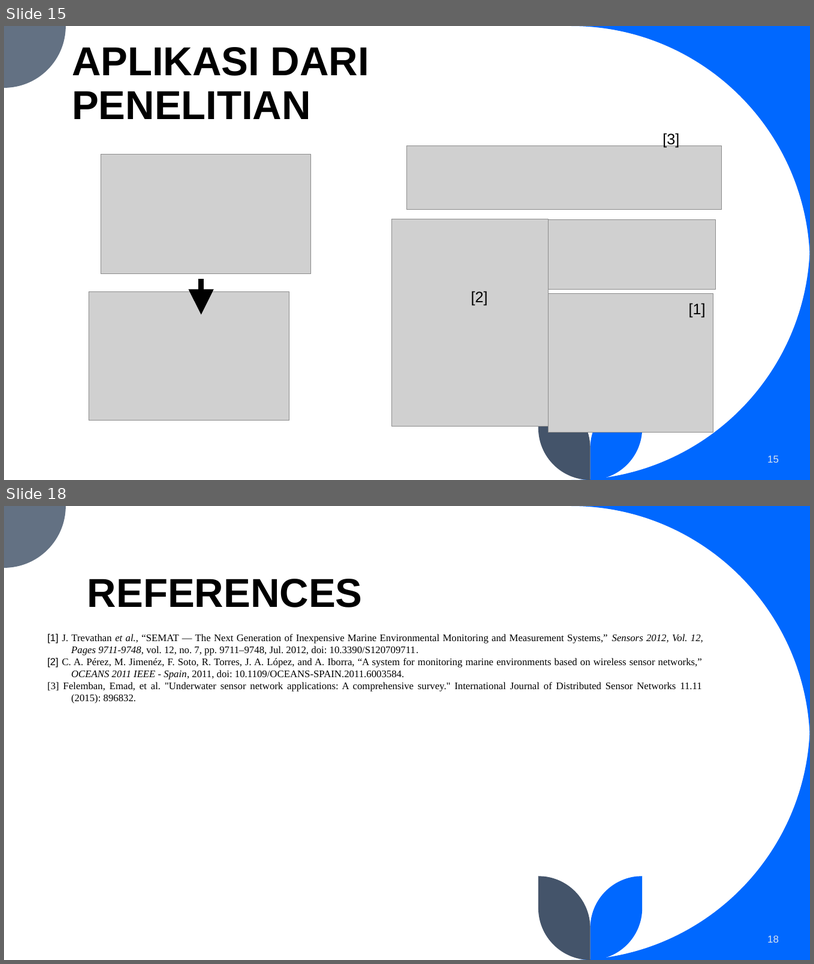
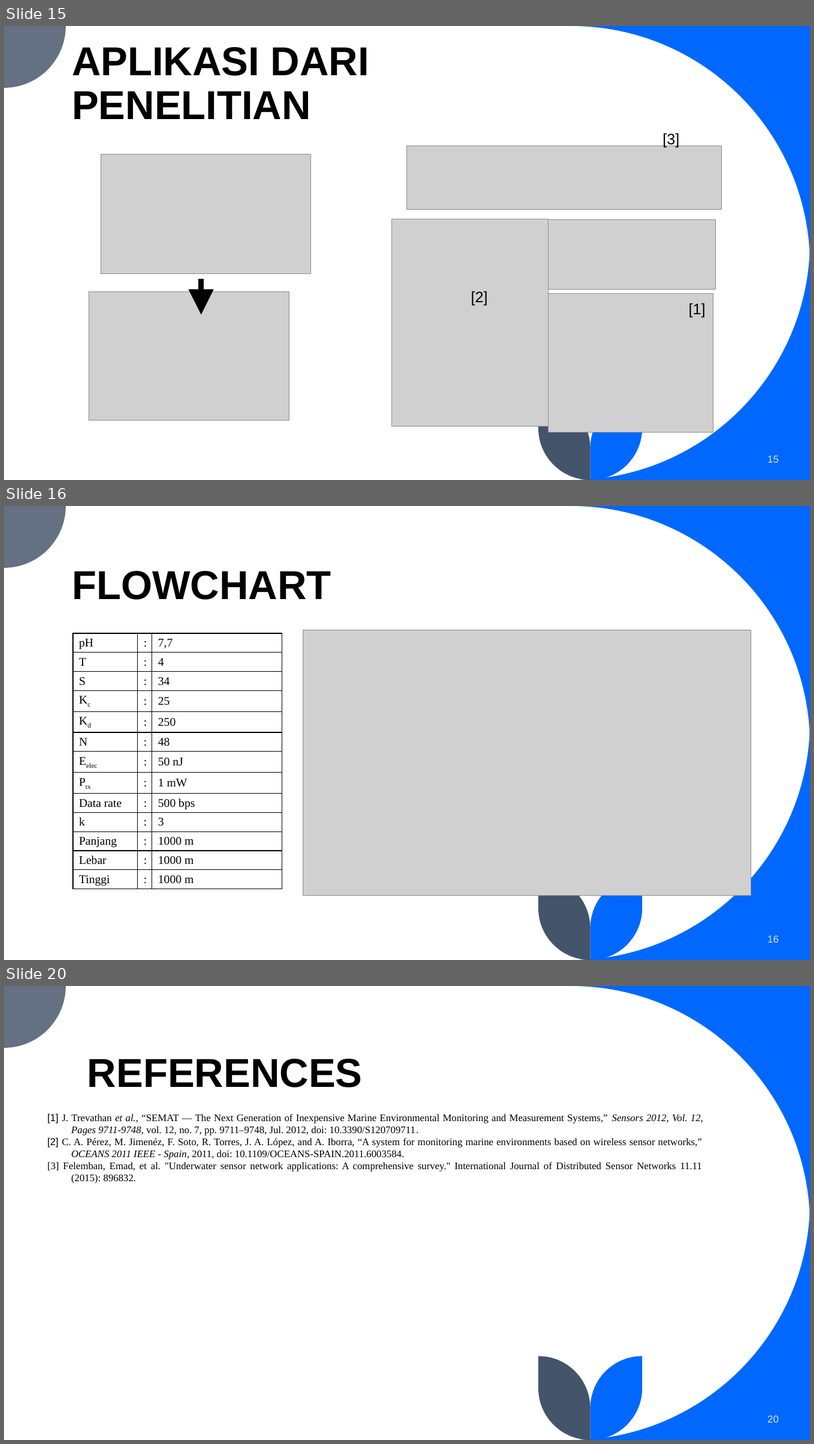
Before and after one commit to BiggusMaximus/Multi-Hop-Q-Learning-LEACH, a slide deck: bimbingan/Bimbingan 2.pptx. Shown one above the other, each under a label of ours: slides 15 and 18 before the commit, slides 15, 16 and 20 after it; the slides between them are not shown. The pictures are 814x964 and 814x1444 pixels, drawn with LibreOffice and Linux fonts; fonts in the diff are those of the drawing; grey boxes stand for pictures. Boxes give left, top, right and bottom in pixels: in the first picture for what was removed or moved away, otherwise in the second. Text is boxed around its words. In the diff, an @@ line names an element or a change of style, - is before the commit and + after.

```diff
--- a/bimbingan/Bimbingan 2.pptx
+++ b/bimbingan/Bimbingan 2.pptx
@@ slide 16 added at bbox=[4, 506, 810, 960], background #FFFFFF; not listed: 5 template elements that a slide beside it also shows @@
@@ text added at bbox=[72, 571, 332, 600], 48 pt, text #000000, bold @@
+FLOWCHART
@@ picture added at bbox=[303, 630, 752, 895] @@
@@ table added at bbox=[73, 633, 282, 895], 13 rows, 3 columns @@
+pH | : | 7,7
+T | : | 4
+S | : | 34
+Kc | : | 25
+Kd | : | 250
+N | : | 48
+Eelec | : | 50 nJ
+Ptx | : | 1 mW
+Data rate | : | 500 bps
+k | : | 3
+Panjang | : | 1000 m
+Lebar | : | 1000 m
+Tinggi | : | 1000 m
@@ page number added at bbox=[768, 935, 779, 942], 12 pt, text #DAE5EF @@
+16
@@ what was slide 18 is now slide 20 @@
@@ page number at bbox=[768, 1415, 779, 1422]: text changed @@
-18
+20
```
Also in this commit, not shown: 2 slides changed, 2 other slides added, 1 slide removed, 3 other files.
